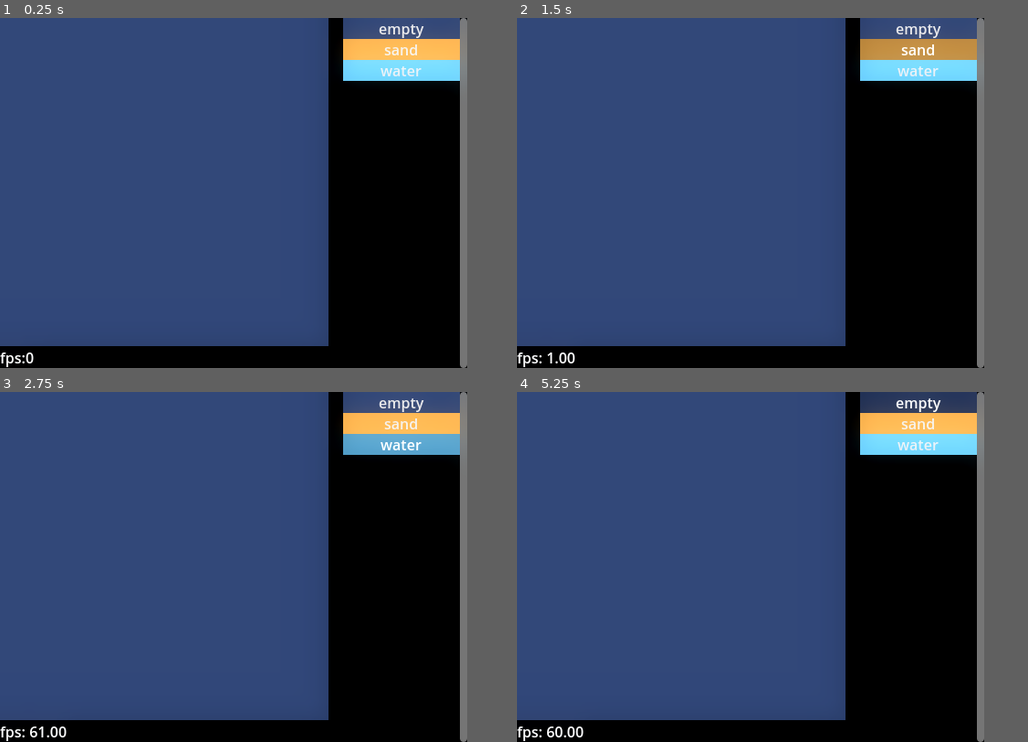
Above: before the commit, frames 1-4 (two rows, left to right).
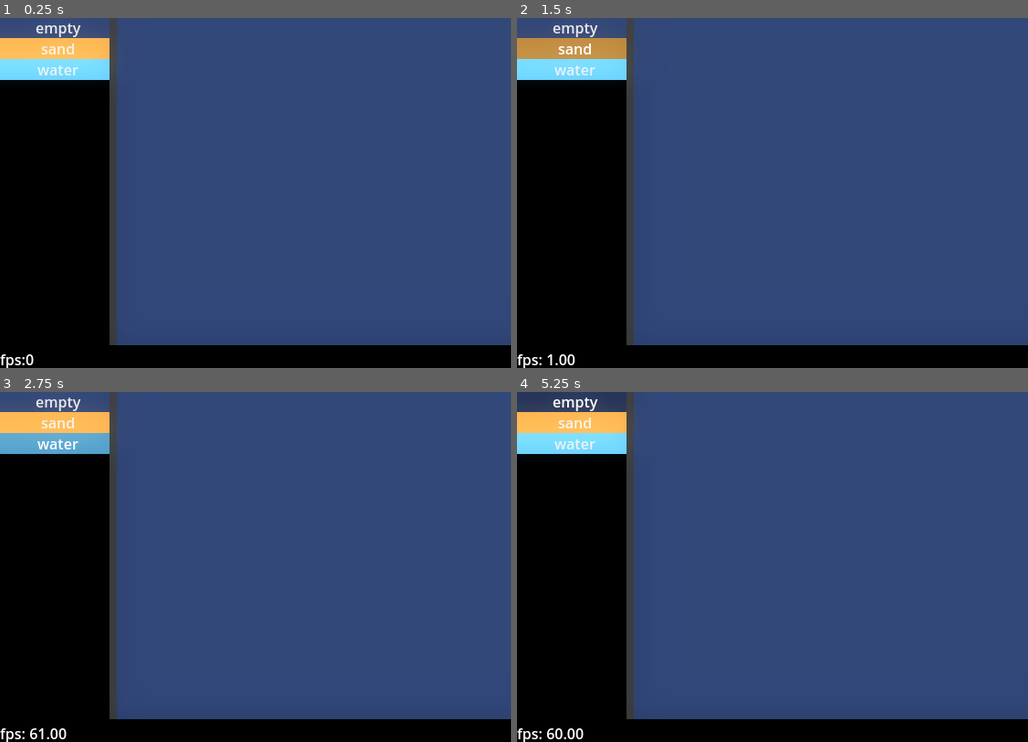
Above: after the commit, the same moments.

Repository: kiwijuice56/sand-spoon
Game: Godot game, scene res://main/main.tscn
Same seed, same stepped clock (60 frames per second), same inputs: the game is played once before the commit and once after it.
Inputs:
- Up to frame 1 (0.25 s): no input
- Up to frame 2 (1.5 s): click "empty" at 0.5 s; click "sand" at 1.25 s
- Up to frame 3 (2.75 s): click "water" at 2 s
- Up to frame 4 (5.25 s): click "empty" at 2.75 s; click "sand" at 3.5 s; click "water" at 4.25 s; click "empty" at 5 s
In our replay, the window is 512x384 before the commit and 560x384 after it. These sizes can differ from the game's own. Grey fills any space a smaller window leaves; there, only what the larger window draws over its background counts as a difference.

The runs differ from the first frame. In frame 1, 45% of the frame differs, in the area x 0-100%, y 0-100%; in frame 2, 45%; in frame 3, 45%; in frame 4, 48%.

Commit message:
Improved UI

Diff:
--- a/main/main.tscn
+++ b/main/main.tscn
@@ -1,7 +1,8 @@
-[gd_scene load_steps=12 format=3 uid="uid://0hq7inj0b37n"]
+[gd_scene load_steps=13 format=3 uid="uid://0hq7inj0b37n"]
 
 [ext_resource type="Script" path="res://main/simulation/simulation.gd" id="1_7t74s"]
 [ext_resource type="Script" path="res://main/simulation/element/element.gd" id="2_55j5a"]
+[ext_resource type="Theme" uid="uid://dwfevn8ahgyc0" path="res://main/ui/theme.tres" id="2_dej03"]
 [ext_resource type="Script" path="res://main/painter/painter.gd" id="3_3diiu"]
 [ext_resource type="PackedScene" uid="uid://cly3oo4u8jasx" path="res://main/ui/fps_label/fps_label.tscn" id="3_54ca0"]
 [ext_resource type="Resource" uid="uid://bv0qbdwy81m1a" path="res://main/simulation/element/empty/empty.tres" id="4_oq8j5"]
@@ -31,32 +32,41 @@
 [node name="WorldEnvironment" type="WorldEnvironment" parent="."]
 environment = SubResource("Environment_f0vau")
 
-[node name="Simulation" type="TextureRect" parent="."]
-offset_right = 360.0
-offset_bottom = 360.0
+[node name="VBoxContainer" type="VBoxContainer" parent="."]
+anchors_preset = 15
+anchor_right = 1.0
+anchor_bottom = 1.0
+grow_horizontal = 2
+grow_vertical = 2
+
+[node name="HBoxContainer" type="HBoxContainer" parent="VBoxContainer"]
+layout_mode = 2
+size_flags_vertical = 3
+theme = ExtResource("2_dej03")
+theme_override_constants/separation = 0
+
+[node name="ElementSelector" parent="VBoxContainer/HBoxContainer" node_paths=PackedStringArray("sim") instance=ExtResource("8_vvhhn")]
+layout_mode = 2
+size_flags_horizontal = 3
+sim = NodePath("../Simulation")
+
+[node name="Simulation" type="TextureRect" parent="VBoxContainer/HBoxContainer"]
+layout_mode = 2
 size_flags_horizontal = 0
 size_flags_vertical = 2
 texture = SubResource("ImageTexture_guoq1")
 script = ExtResource("1_7t74s")
-simulation_size = Vector2i(72, 72)
-simulation_scale = 5
+simulation_size = Vector2i(72, 60)
+simulation_scale = 6
 chunk_size = 12
 elements = Array[ExtResource("2_55j5a")]([ExtResource("4_oq8j5"), ExtResource("5_57l7a"), ExtResource("5_4oxmv")])
 
-[node name="Painter" type="Node" parent="Simulation" node_paths=PackedStringArray("sim", "selector")]
+[node name="Painter" type="Node" parent="VBoxContainer/HBoxContainer/Simulation" node_paths=PackedStringArray("sim", "selector")]
 script = ExtResource("3_3diiu")
 sim = NodePath("..")
 selector = NodePath("../../ElementSelector")
 brush_radius = 6
 line_step = 0.25
 
-[node name="FPSLabel" parent="." instance=ExtResource("3_54ca0")]
-anchors_preset = 2
-anchor_left = 0.0
-anchor_right = 0.0
-offset_left = 0.0
-offset_right = 40.0
-grow_horizontal = 1
-
-[node name="ElementSelector" parent="." node_paths=PackedStringArray("sim") instance=ExtResource("8_vvhhn")]
-sim = NodePath("../Simulation")
+[node name="FPSLabel" parent="VBoxContainer" instance=ExtResource("3_54ca0")]
+layout_mode = 2
--- a/main/painter/painter.gd
+++ b/main/painter/painter.gd
@@ -45,8 +45,8 @@
 	paint_circle(end, line_width, element_name)
 
 func paint_circle(center: Vector2i, radius: float, element_name: String) -> void:
-	var center_row: int = center.y
-	var center_col: int = center.x
+	var center_row: int = center.y - sim.global_position.y / sim.simulation_scale
+	var center_col: int = center.x - sim.global_position.x / sim.simulation_scale
 	if not sim.in_bounds(center_row, center_col):
 		return
 	for row in range(-radius, radius + 1):
--- a/main/simulation/simulation.gd
+++ b/main/simulation/simulation.gd
@@ -84,7 +84,7 @@
 			draw_rect(rect, Color.RED.lightened(alive_count[chunk_row * simulation_size_chunk.x + chunk_col] / float(chunk_size * chunk_size)), false)
 
 func _process(_delta: float) -> void:
-	for i in range(simulation_size_chunk.x * simulation_size_chunk.y):
+	for i in range(simulation_size_chunk.x * simulation_size_chunk.y - 1, -1, -1):
 		if alive_count[i] == 0:
 			continue
 		for j in range(chunk_size * chunk_size - 1, -1, -1):
@@ -96,7 +96,7 @@
 		queue_redraw()
 
 func _update_rect() -> void:
-	size = simulation_size * simulation_scale
+	custom_minimum_size = simulation_size * simulation_scale
 
 func _get_cell_id(row: int, col: int) -> int:
 	return cell_id[row * simulation_size.x + col]
--- a/main/ui/element_selector/element_button/element_button.tscn
+++ b/main/ui/element_selector/element_button/element_button.tscn
@@ -10,6 +10,10 @@
 
 [node name="ElementButton" type="Button"]
 custom_minimum_size = Vector2(128, 0)
+anchors_preset = 10
+anchor_right = 1.0
+offset_bottom = 31.0
+grow_horizontal = 2
 focus_mode = 0
 theme_override_styles/hover = SubResource("StyleBoxFlat_rdljj")
 theme_override_styles/pressed = SubResource("StyleBoxFlat_68s1g")
--- a/main/ui/element_selector/element_selector.tscn
+++ b/main/ui/element_selector/element_selector.tscn
@@ -19,4 +19,8 @@
 [node name="ElementButtonContainer" type="VBoxContainer" parent="."]
 unique_name_in_owner = true
 layout_mode = 2
+size_flags_horizontal = 3
 theme_override_constants/separation = 0
+
+[node name="ElementButton" parent="ElementButtonContainer" instance=ExtResource("2_72xpa")]
+layout_mode = 2
--- /dev/null
+++ b/main/ui/theme.tres
@@ -0,0 +1,12 @@
+[gd_resource type="Theme" load_steps=3 format=3 uid="uid://dwfevn8ahgyc0"]
+
+[sub_resource type="StyleBoxFlat" id="StyleBoxFlat_pc21p"]
+bg_color = Color(0.152476, 0.152476, 0.152476, 1)
+
+[sub_resource type="StyleBoxFlat" id="StyleBoxFlat_rvvar"]
+bg_color = Color(0.219501, 0.219501, 0.219501, 1)
+expand_margin_left = 8.0
+
+[resource]
+VScrollBar/styles/grabber = SubResource("StyleBoxFlat_pc21p")
+VScrollBar/styles/scroll = SubResource("StyleBoxFlat_rvvar")
--- a/project.godot
+++ b/project.godot
@@ -22,11 +22,12 @@
 
 [display]
 
-window/size/viewport_width=512
+window/size/viewport_width=560
 window/size/viewport_height=384
-window/size/window_width_override=512
+window/size/window_width_override=560
 window/size/window_height_override=384
 window/stretch/mode="canvas_items"
+window/stretch/aspect="expand"
 window/vsync/vsync_mode=0
 
 [input]
